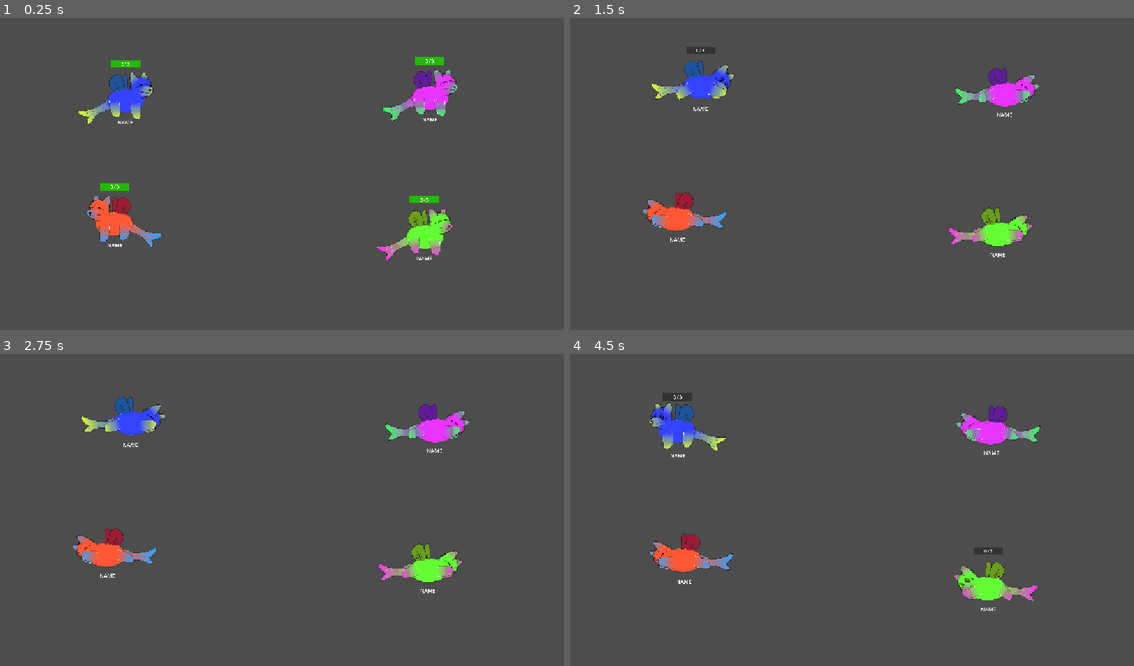
Above: before the commit, frames 1-4 (two rows, left to right).
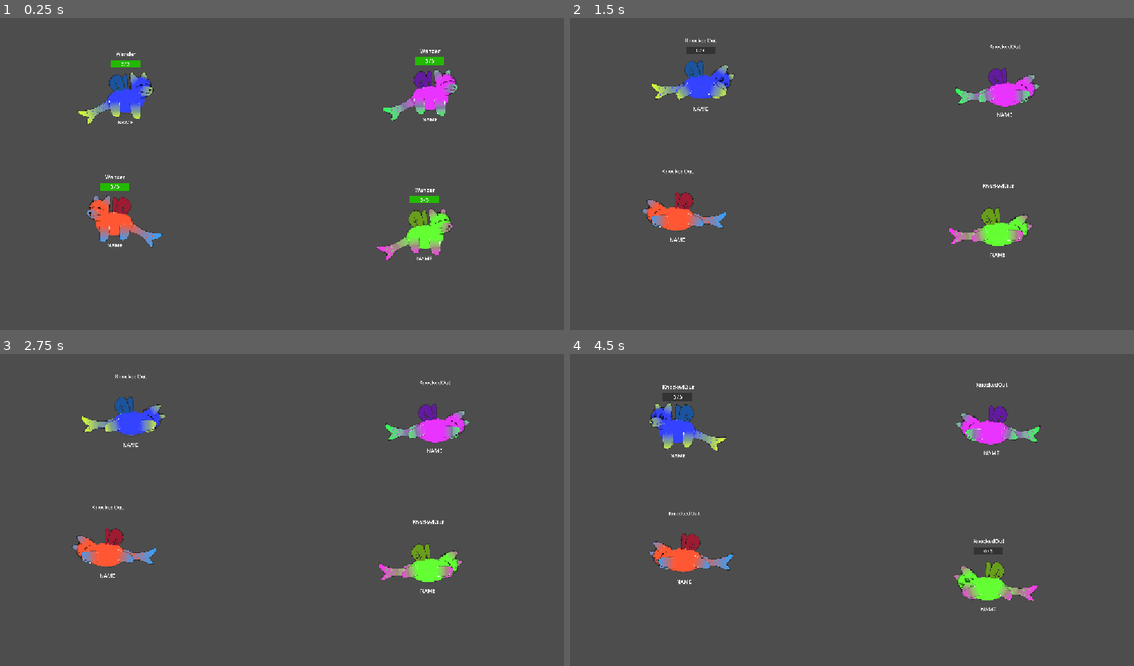
Above: after the commit, the same moments.

Repository: Galitie/tm2
Game: Godot game, scene res://test_scene.tscn
Two runs of this game, one before a commit and one after it. Both use one fixed random seed, a clock stepped at 60 frames per second and the inputs below.
Inputs:
- Up to frame 1 (0.25 s): no input
- Up to frame 2 (1.5 s): tap Enter (ui_accept) at 0.5, 0.6, 0.77, 1.07, 1.35 s; hold Down (ui_down) from 1.28 s (still down)
- Up to frame 3 (2.75 s): tap Enter (ui_accept) at 1.52, 1.82, 2, 2.1 s; release Down (ui_down) at 2.03 s
- Up to frame 4 (4.5 s): tap Enter (ui_accept) at 2.75, 2.85, 3.02, 3.32, 3.6, 3.77, 4.07, 4.35 s; hold Down (ui_down) from 3.53 s (still down)

The runs differ from the first frame. In frame 1, 0.1% of the frame differs, in the area x 18-79%, y 9-56%; in frame 2, 0.1%; in frame 3, 0.1%; in frame 4, 0.2%, in the area x 16-78%, y 9-61%.

Commit message:
Refactored states added ability to replace basic attack

Diff:
--- /dev/null
+++ b/Cards/Resources/aggressive.tres
@@ -0,0 +1,21 @@
+[gd_resource type="Resource" script_class="CardResourceScript" load_steps=2 format=3 uid="uid://cr0ughlj0g43p"]
+
+[ext_resource type="Script" uid="uid://bfco2om6esxdu" path="res://Cards/card_info.gd" id="1_lnc4m"]
+
+[resource]
+script = ExtResource("1_lnc4m")
+card_name = "AGGRESSIVE"
+description = "Monster will no longer idle or wander"
+Type = "passive"
+state_id = ""
+unique = true
+remove_specific_states = Array[String](["idle", "wander"])
+attribute_1 = 0
+attribute_label_1 = ""
+attribute_amount_1 = 0
+attribute_2 = 0
+attribute_label_2 = ""
+attribute_amount_2 = 0
+attribute_3 = 0
+attribute_label_3 = ""
+attribute_amount_3 = 0
--- a/Cards/Resources/base_damage_boost.tres
+++ b/Cards/Resources/base_damage_boost.tres
@@ -6,9 +6,10 @@
 script = ExtResource("1_lrdyw")
 card_name = "DAMAGE BOOST"
 description = ""
-type = "immediate"
+Type = "immediate"
 state_id = ""
 unique = false
+remove_specific_states = Array[String]([])
 attribute_1 = 3
 attribute_label_1 = "BASE DMG"
 attribute_amount_1 = 1
--- a/Cards/Resources/bite_lifesteal.tres
+++ b/Cards/Resources/bite_lifesteal.tres
@@ -6,9 +6,10 @@
 script = ExtResource("1_syuw0")
 card_name = "VAMPIRE BITE"
 description = "On BITE, deals BASE DMG and HEALS +1 HP"
-type = "attack"
+Type = "basic_attack"
 state_id = "bitelifesteal"
 unique = true
+remove_specific_states = Array[String]([])
 attribute_1 = 0
 attribute_label_1 = ""
 attribute_amount_1 = 0
--- a/Cards/Resources/hp_boost.tres
+++ b/Cards/Resources/hp_boost.tres
@@ -1,4 +1,4 @@
-[gd_resource type="Resource" load_steps=2 format=3 uid="uid://c37d7vyo0m6jb"]
+[gd_resource type="Resource" script_class="CardResourceScript" load_steps=2 format=3 uid="uid://c37d7vyo0m6jb"]
 
 [ext_resource type="Script" uid="uid://bfco2om6esxdu" path="res://Cards/card_info.gd" id="1_mklda"]
 
@@ -6,9 +6,10 @@
 script = ExtResource("1_mklda")
 card_name = "HP BOOST"
 description = ""
-type = "immediate"
+Type = "immediate"
 state_id = ""
-limited_to_one = false
+unique = false
+remove_specific_states = Array[String]([])
 attribute_1 = 1
 attribute_label_1 = "MAX HP"
 attribute_amount_1 = 3
--- a/Cards/Resources/move_speed_boost.tres
+++ b/Cards/Resources/move_speed_boost.tres
@@ -6,9 +6,10 @@
 script = ExtResource("1_6hnit")
 card_name = "SPEED BOOST"
 description = ""
-type = "immediate"
+Type = "immediate"
 state_id = ""
 unique = false
+remove_specific_states = Array[String]([])
 attribute_1 = 2
 attribute_label_1 = "MOV SPD"
 attribute_amount_1 = 15
--- a/Cards/card_info.gd
+++ b/Cards/card_info.gd
@@ -3,9 +3,10 @@
 
 @export var card_name : String
 @export_multiline var description: String
-@export_enum("attack", "charge_attack", "special", "block", "passive", "immediate") var type : String
+@export_enum("basic_attack", "charge_attack", "special", "block", "passive", "immediate") var Type : String
 @export var state_id : String
 @export var unique : bool
+@export var remove_specific_states : Array[String]
 
 @export_group("Attributes")
 enum Attributes {NONE, HP, MOVE_SPEED, BASE_DAMAGE}
--- a/StateMachine/charge.gd
+++ b/StateMachine/charge.gd
@@ -12,4 +12,5 @@
 
 func _on_animation_player_animation_finished(anim_name):
 	if anim_name == "charge":
-		Transitioned.emit("punch")
+		Transitioned.emit(monster.state_machine.state_choices["basic_attack"])
+		# Needs to be changed to charge attack eventually
--- a/StateMachine/state_machine.gd
+++ b/StateMachine/state_machine.gd
@@ -2,9 +2,9 @@
 
 var current_state : State
 var states : Dictionary = {}
-var state_choices = ["wander", "chase", "idle", "punch", "block", "charge"]
+var state_choices : Dictionary = {"wander" : "wander", "chase" : "chase", "idle" : "idle", "charge_attack" : "charge", "basic_attack" : "punch", "block" : "block"}
 @export var monster = CharacterBody2D
-
+@onready var current_state_label = $"../CurrentState"
 
 func _ready():
 	for child in get_children():
@@ -29,8 +29,8 @@
 #TODO: Choose state off of scenarios not randomness
 # connected to "ChooseNewState" signal in state.gd
 func choose_new_state():
-	var new_state = state_choices.pick_random()
-	transition_state(new_state)
+	var new_state = state_choices.keys().pick_random()
+	transition_state(state_choices[new_state])
 
 # Scenarios for state
 # Doesn't see a creature
@@ -49,3 +49,4 @@
 	current_state.Exit()
 	current_state = new_state
 	current_state.Enter()
+	current_state_label.text = current_state.name
--- a/UI/player_upgrade_panel.gd
+++ b/UI/player_upgrade_panel.gd
@@ -12,7 +12,7 @@
 
 var player : Player
 var disabled : bool = false
-var resource_array: Array[Resource] = [load("uid://c37d7vyo0m6jb"), load("uid://3aquqn25lskq"), load("uid://cvtqvsltnme3w"), load("uid://cv4dcuvdmk4d")]
+var resource_array: Array[Resource] = [load("uid://c37d7vyo0m6jb"), load("uid://3aquqn25lskq"), load("uid://cvtqvsltnme3w"), load("uid://cv4dcuvdmk4d"), load("uid://cr0ughlj0g43p")]
 
 func _ready():
 	for card in upgrade_cards:
--- a/main.gd
+++ b/main.gd
@@ -132,9 +132,13 @@
 			player.monster.move_speed += chosen_card.attribute_amount_1
 		if chosen_card.attribute_1 == CardResourceScript.Attributes.BASE_DAMAGE:
 			player.monster.base_damage += chosen_card.attribute_amount_1
-	# Sometimes I want to replace slots, not just add potential states...
-	if chosen_card.state_id and not player.monster.state_machine.state_choices.has(chosen_card.state_id):
-		player.monster.state_machine.state_choices.append(chosen_card.state_id)
+	# Replace a slot
+	if chosen_card.state_id:
+		player.monster.state_machine.state_choices[chosen_card.Type] = chosen_card.state_id
+		print(player.monster.state_machine.state_choices)
+	if chosen_card.remove_specific_states.size():
+		for state in chosen_card.remove_specific_states:
+			player.monster.state_machine.state_choices.erase(state)
 	card.upgrade_panel.update_stats()
 	check_if_upgrade_round_over(card, player)
 
--- a/monster.gd
+++ b/monster.gd
@@ -13,6 +13,7 @@
 var secondary_color
 
 @export_range(-1, 1) var hue_shift : float
+@export var player : Player
 
 @onready var state_machine = $StateMachine
 @export var melee_attack : Area2D
@@ -23,16 +24,6 @@
 @onready var low_health_fill_style := load("uid://dlwdv81v5y0h7") as StyleBox
 @onready var animation_player = $AnimationPlayer
 @onready var animation_player_damage = $AnimationPlayer_Damage
-
-@onready var basic_attack : State = $StateMachine/Punch
-@onready var charge_attack : State
-@onready var block : State
-@onready var super_attack : State
-
-@export var player : Player
-var passive_1
-var passive_2
-var passive_3
 
 
 # attacks have stats: speed, mp amount, base damage, size, distance, pierce
@@ -98,3 +89,8 @@
 func check_low_hp():
 	if current_hp <= (max_hp / 3.0):
 		hp_bar.add_theme_stylebox_override("fill", low_health_fill_style)
+
+
+func update_slot(current_slot_id : String, replacement_slot_id : String):
+	state_machine.state_choices.erase(current_slot_id)
+	state_machine.state_choices.append(replacement_slot_id)
--- a/monster.tscn
+++ b/monster.tscn
@@ -2423,6 +2423,16 @@
 text = "NAME"
 horizontal_alignment = 1
 
+[node name="CurrentState" type="Label" parent="."]
+offset_left = -135.0
+offset_top = -321.0
+offset_right = 143.0
+offset_bottom = -271.0
+theme = ExtResource("25_s0vvg")
+theme_override_font_sizes/font_size = 36
+text = "CURRENT STATE"
+horizontal_alignment = 1
+
 [node name="Damage" type="Label" parent="."]
 offset_left = -16.0
 offset_top = -322.0
Not shown, changed: Todo.txt
